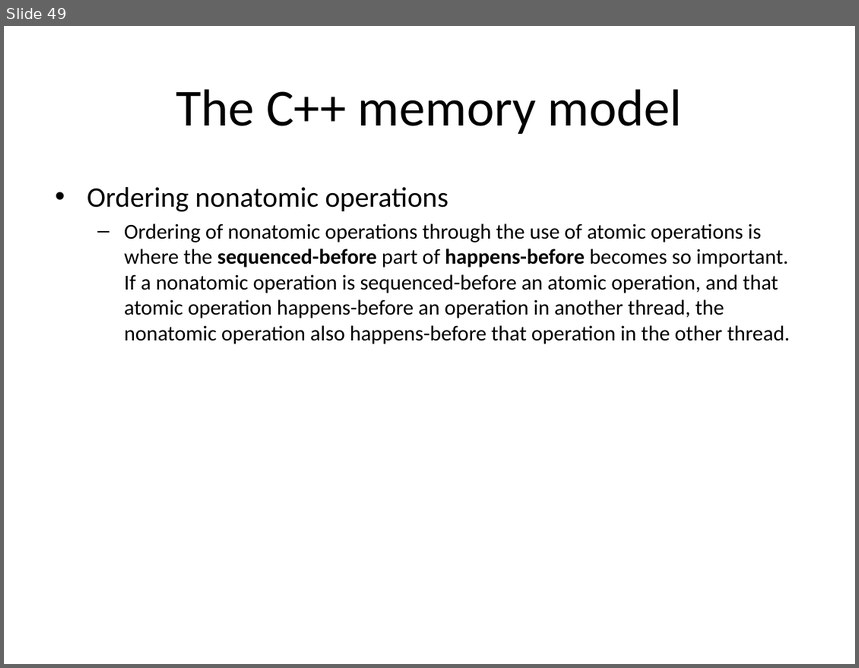
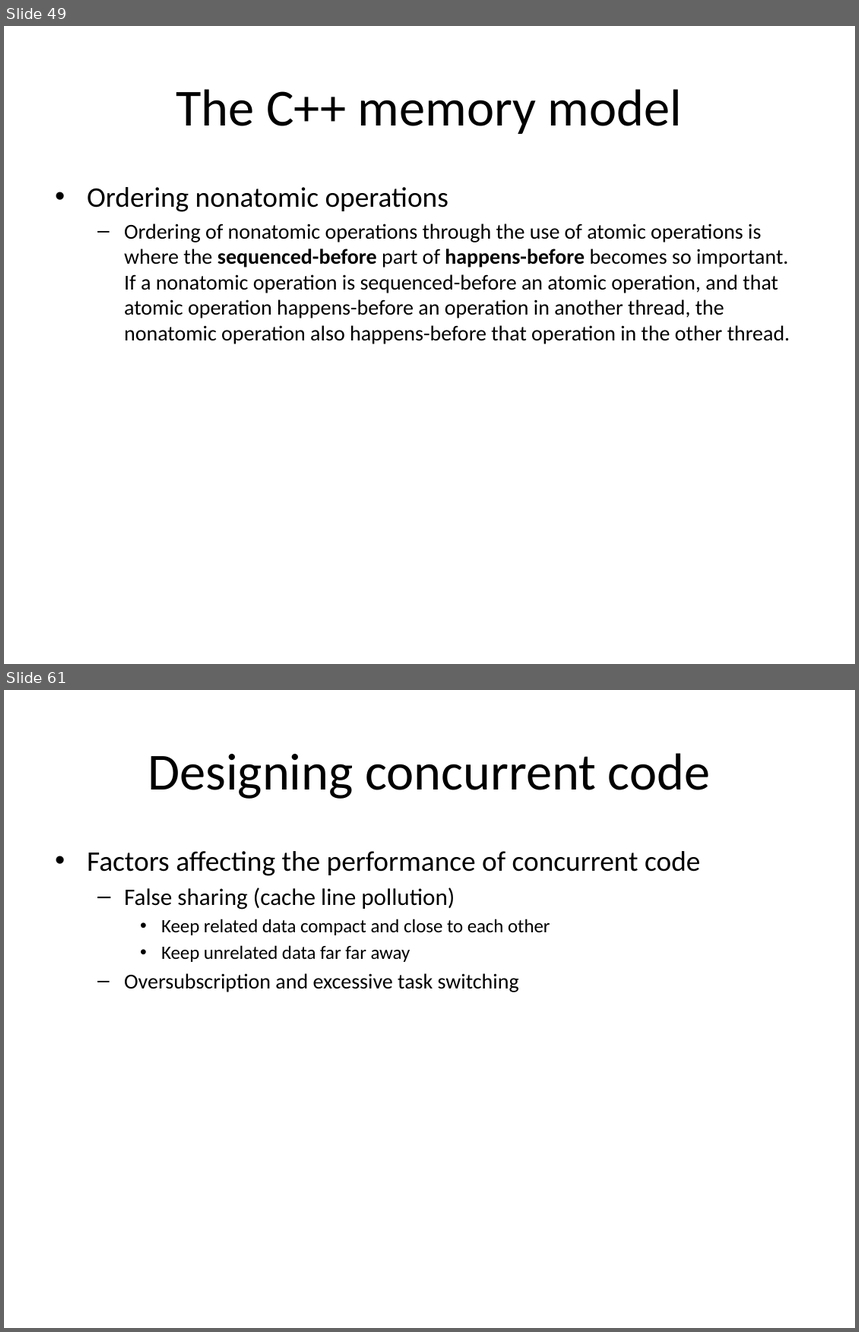
Before and after one commit to chenziliang/summary-of-the-books, a slide deck: CPPCIA.pptx. Shown one above the other, each under a label of ours: slide 49 before the commit, slides 49 and 61 after it; the slides between them are not shown. The pictures are 859x668 and 859x1332 pixels, drawn with LibreOffice and Linux fonts; fonts in the diff are those of the drawing. Boxes give left, top, right and bottom in pixels: in the first picture for what was removed or moved away, otherwise in the second. Text is boxed around its words. In the diff, an @@ line names an element or a change of style, - is before the commit and + after.

```diff
--- a/CPPCIA.pptx
+++ b/CPPCIA.pptx
@@ slide 61 added at box(4, 690, 855, 1328), background #FFFFFF @@
@@ title added at box(148, 753, 710, 799), 44 pt, text #000000 @@
+Designing concurrent code
@@ text added at box(87, 851, 700, 992), 16 pt, text #000000 @@
+• Factors affecting the performance of concurrent code
+  – False sharing (cache line pollution)
+    • Keep related data compact and close to each other
+    • Keep unrelated data far far away
+  – Oversubscription and excessive task switching
```
Also in this commit, not shown: 19 other slides added.
